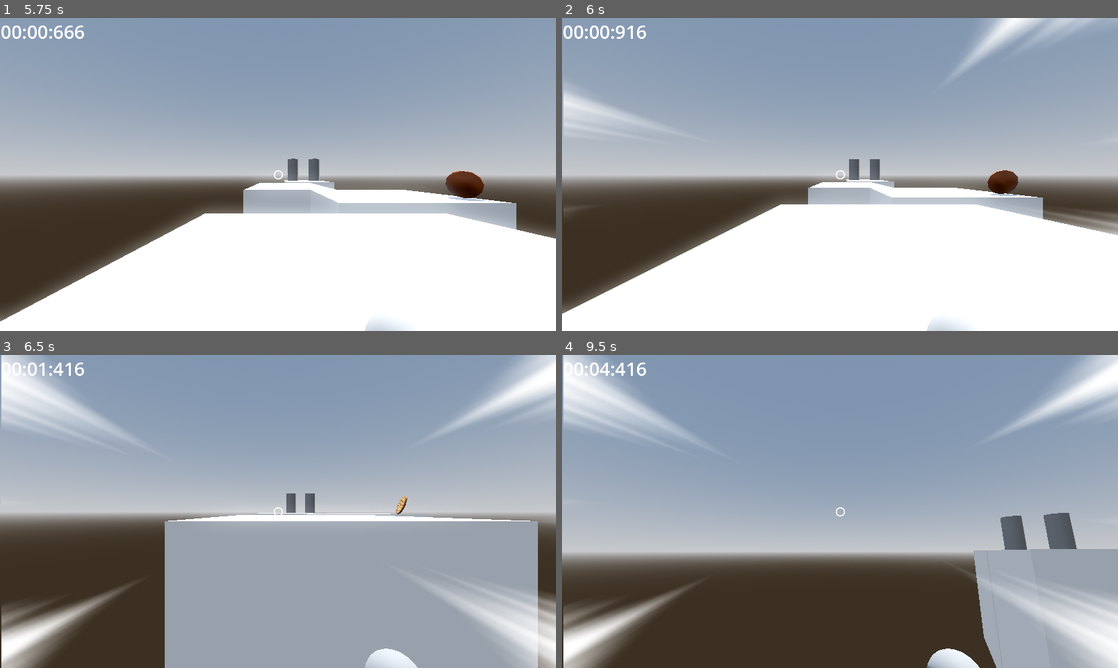
Above: before the commit, frames 1-4 (two rows, left to right).
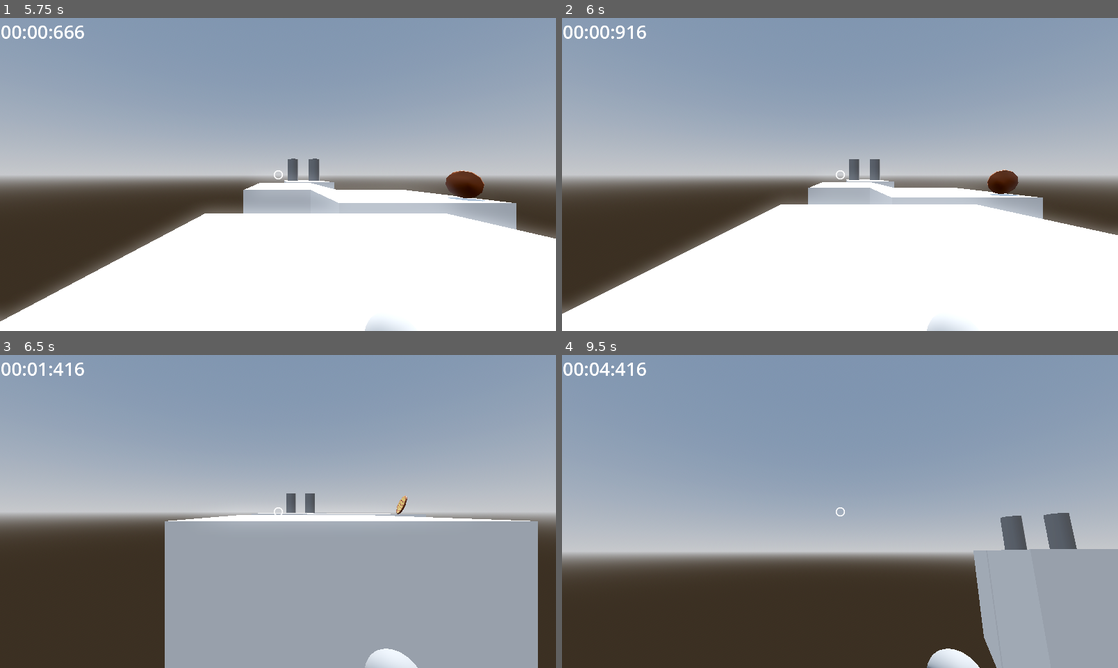
Above: after the commit, the same moments.

Repository: MattCharles/Dreams
Game: Godot game, scene res://Scenes/menu.tscn
The game is run twice, just before and just after one commit, with the same random seed, the same clock (stepped at 60 frames per second) and the same inputs.
Inputs (mouse positions are in pixels of both pictures, inside the frame that each line leads up to):
- Up to frame 1 (5.75 s): move the mouse to (400, 158) at 0.52 s; hold D (right) 0.53-1.28 s; hold Shift (sprint) 0.53-1.28 s; click (400, 158) at 0.67 s; tap Space (jump) at 0.77, 1.52, 3.02, 3.77, 4.52 s; move the mouse to (166, 190) at 1.27 s; hold S (back) 1.28-2.03 s; click (166, 190) at 1.35 s; tap Shift (sprint) at 1.55, 2.85, 4.35 s; move the mouse to (333, 105) at 2.02 s; hold D (right) 2.03-2.78 s; hold Shift (sprint) 2.03-2.78 s; move the mouse to (250, 237) at 2.77 s; hold W (forward) 2.78-3.53 s; click (250, 237) at 2.92 s; move the mouse to (444, 221) at 3.52 s; hold Shift (sprint) 3.53-4.28 s; hold A (left) 3.53-5 s; click (444, 221) at 3.6 s; move the mouse to (111, 127) at 4.27 s; click "Dream" at 5 s
- Up to frame 2 (6 s): move the mouse to (867, 174) at 5.77 s; hold S (back) from 5.78 s (still down); hold Shift (sprint) from 5.78 s (still down); click (867, 174) at 5.92 s
- Up to frame 3 (6.5 s): keep holding S (back); keep holding Shift (sprint)
- Up to frame 4 (9.5 s): move the mouse to (817, 505) at 6.52 s; release S (back) at 6.53 s; release Shift (sprint) at 6.53 s; hold D (right) 6.53-7.28 s; click (817, 505) at 6.6 s; tap Space (jump) at 6.77, 7.52, 8.27 s; tap Shift (sprint) at 6.8, 8.1 s; move the mouse to (867, 511) at 7.27 s; hold Shift (sprint) 7.28-8.03 s; hold W (forward) from 7.28 s (still down); move the mouse to (812, 511) at 8.02 s; click (812, 511) at 8.17 s; tap Enter at 8.75 s; move the mouse to (851, 505) at 8.77 s; hold Shift (sprint) from 8.78 s (still down); click (851, 505) at 8.85 s

Frame 1 is identical in both runs. In frame 2, 3.0% of the frame differs, in the area x 0-100%, y 0-70%; in frame 3, 10%; in frame 4, 10%, in the area x 0-100%, y 0-100%.

Commit message:
WIP Grapple

Diff:
--- a/Scenes/Player.tscn
+++ b/Scenes/Player.tscn
@@ -80,5 +80,3 @@
 
 [node name="RayCast3D" type="RayCast3D" parent="Neck/Camera3D/GrappleHand"]
 target_position = Vector3(0, 0, -1)
-
-[connection signal="isSprinting" from="." to="Neck/Camera3D" method="_on_player_is_sprinting"]
